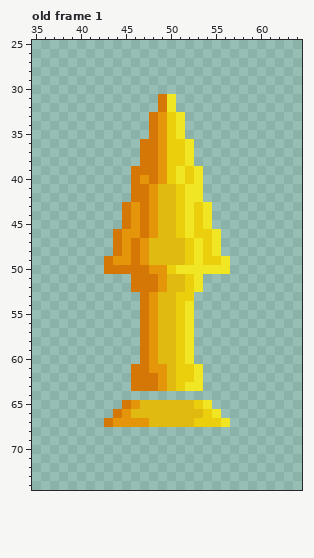
One commit to this pixel-art file: Assets/Sprites/VFX/arrow.aseprite. The picture above is the old version.
100x100 pixels, 1 frame. Shown: old frame 1: x 35..64, y 25..74. The commit also changed other frames, which this record leaves out.
New version:
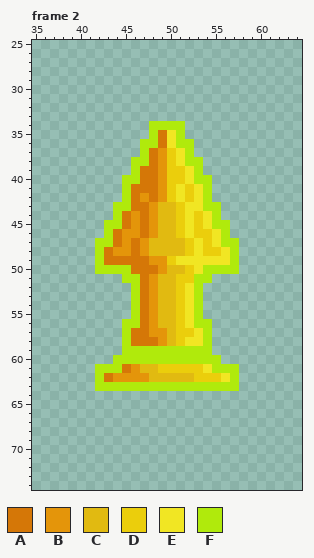
Palette (. is transparent): A #d57707  B #e4950a  C #e1ba11  D #ebce0c  E #f1e623  F #b0ea0c
A new or re-ordered frame is compared with the old frame closest to it.
Diff:
frames 1 -> 4
Changed rows in their new state; - is an unchanged pixel.
Frame 2 is new; against old frame 1:
first column x 42:
31 -------..-------
32 -------..-------
33 ------....------
34 ------FFFF------
35 ------FAEF------
36 -----FFAEFF-----
37 -----F---EF-----
38 ----FF---EFF----
39 ----F----DEF----
40 ---FFA---DEFF---
41 ---F--ABDED-F---
42 ---F-BABDED-F---
43 --FFA------EFF--
44 --F----------F--
45 -FF----------FF-
46 -F------------F-
47 FF------------FF
48 FAB----------DEF
49 F-AA-ABBDEE-EE-F
50 FFFF--A-CCD-FFFF
51 ---FF-BC-D-FF---
52 ----F-BC-DEF----
53 ----F-----EF----
54 ----F------F----
55 ----F------F----
56 ---FF------FF---
57 ---FA--B--DEF---
58 ---FA-AB---EF---
59 ---FFFFFFFFFF---
60 --FFFFFFFFFFFF--
61 FFFABCCDD--DEFFF
62 FABBBBCC-CCDDDEF
63 FFFFFFFFFFFFFFFF
65 ---..........---
66 --............--
67 -..............-
Where, in picture pixels (left, top, right, bottom), the same in both pictures:
changed: (95, 94, 239, 427)
